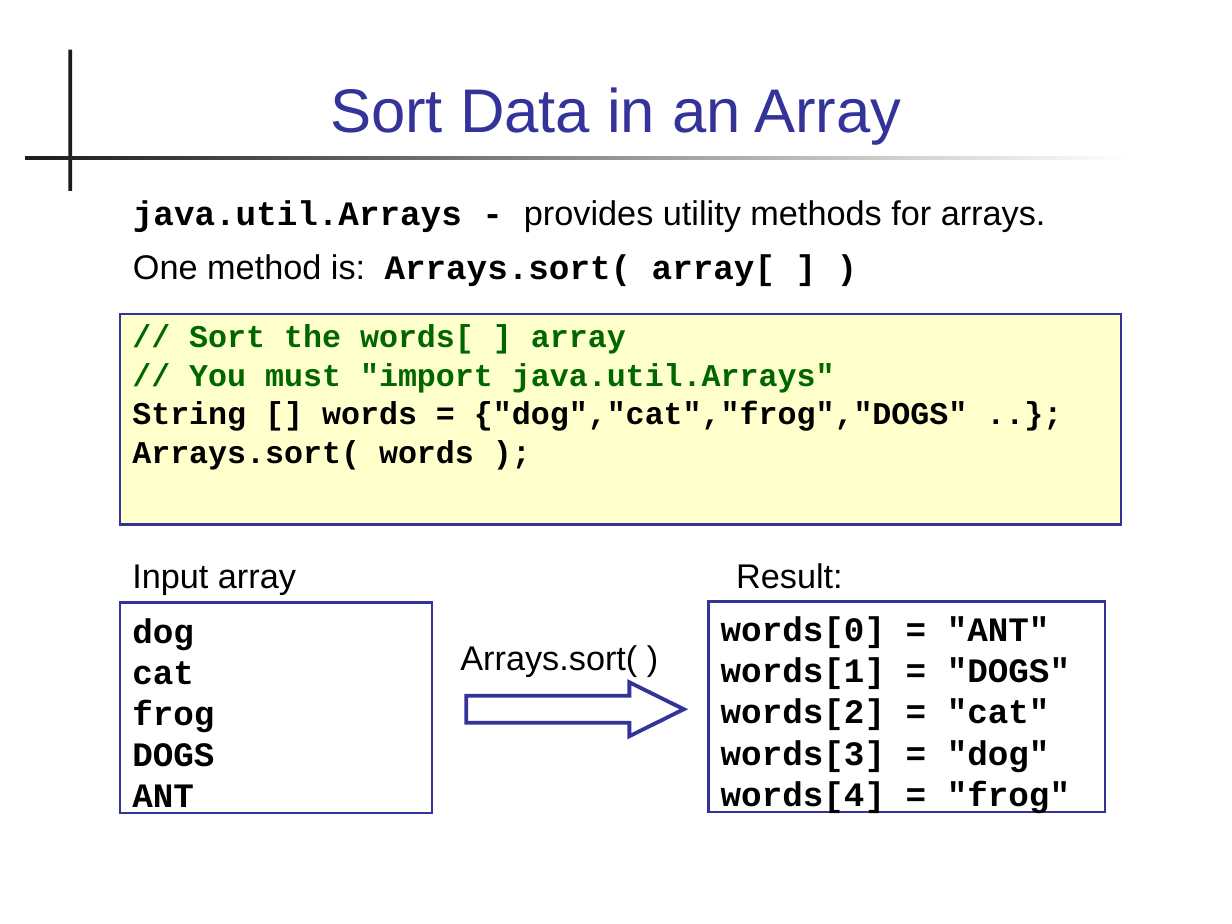
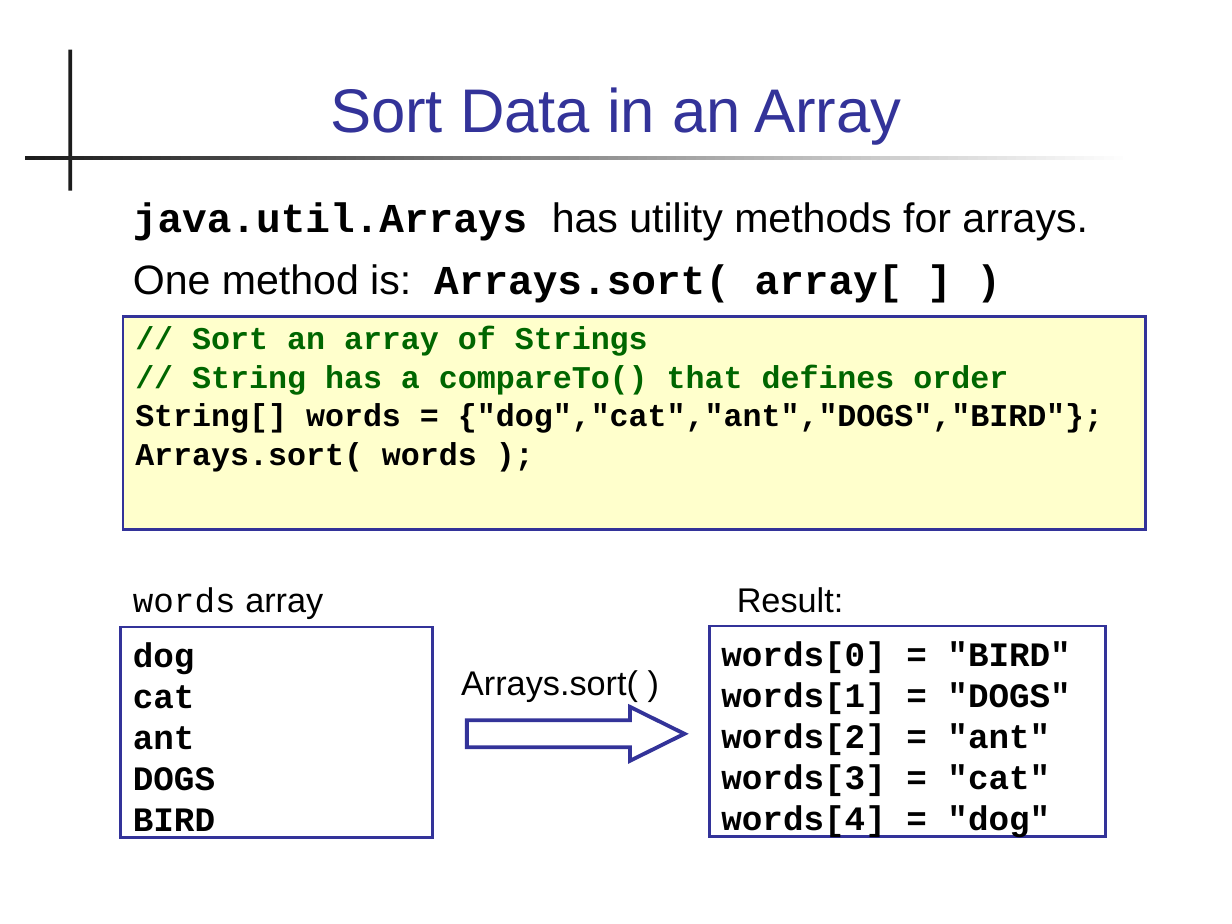
Before and after one commit to skeoop/skeoop.github.io, a slide deck: slide 4 of week3/Lexical-Order-and-Sorting.ppt. Drawn at 1232x924 pixels with LibreOffice and Linux fonts; fonts in the diff are those of the drawing. Boxes give left, top, right and bottom in pixels: in the first picture for what was removed or moved away, otherwise in the second. Text is boxed around its words. In the diff, an @@ line names an element or a change of style, - is before the commit and + after.

```diff
--- a/week3/Lexical-Order-and-Sorting.ppt
+++ b/week3/Lexical-Order-and-Sorting.ppt
@@ text at [133,202,1088,241]: text changed; size 20 to 24 pt @@
-java.util.Arrays - provides utility methods for arrays.
+java.util.Arrays has utility methods for arrays.
@@ text at [133,264,903,303]: size 20 to 24 pt in "One method is: Arrays.sort( array[ ] )" @@
@@ text "// Sort an array of ...": place and size @@
-text "// Sort an array of ..." at [121,314,1122,525]
+text "// Sort an array of ..." at [123,317,1146,530]
@@ text at [135,327,1103,433]: text changed @@
-// Sort the words[ ] array
-// You must "import java.util.Arrays"
-String [] words = {"dog","cat","frog","DOGS" ..};
+// Sort an array of Strings
+// String has a compareTo() that defines order
+String[] words = {"dog","cat","ant","DOGS","BIRD"};
@@ text at [133,587,323,619]: text changed; font Arial to Courier New @@
-Input array
+words array
@@ 2 texts, 2 rectangles, 1 right arrow: place and size @@
-2 texts, 2 rectangles, 1 right arrow at [121,563,1105,813]
+2 texts, 2 rectangles, 1 right arrow at [121,587,1106,838]
@@ text in rectangle at [721,641,1070,673]: text changed @@
-words[0] = "ANT"
+words[0] = "BIRD"
@@ text in rectangle at [133,726,195,750]: text changed @@
-frog
+ant
@@ text in rectangle at [721,723,1050,838]: text changed @@
-words[2] = "cat"
-words[3] = "dog"
-words[4] = "frog"
+words[2] = "ant"
+words[3] = "cat"
+words[4] = "dog"
@@ text in rectangle at [133,808,215,839]: text changed @@
-ANT
+BIRD
```
Also in this commit, not shown: 7 other slides changed, 10 slides added, 1 slide removed, 1 other file.
